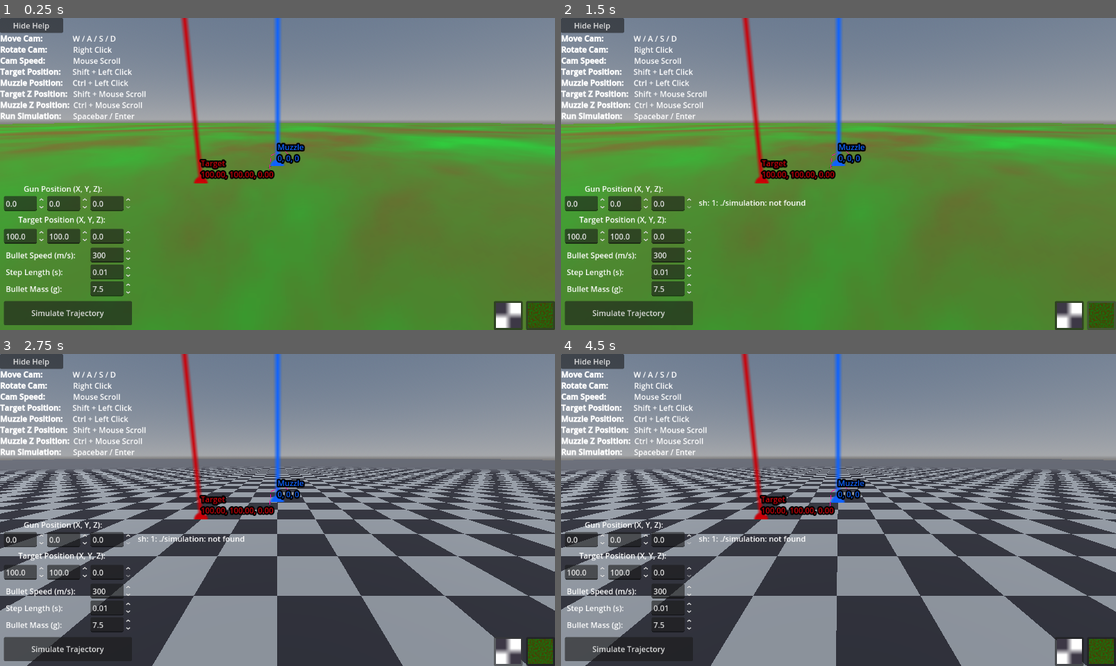
Above: before the commit, frames 1-4 (two rows, left to right).
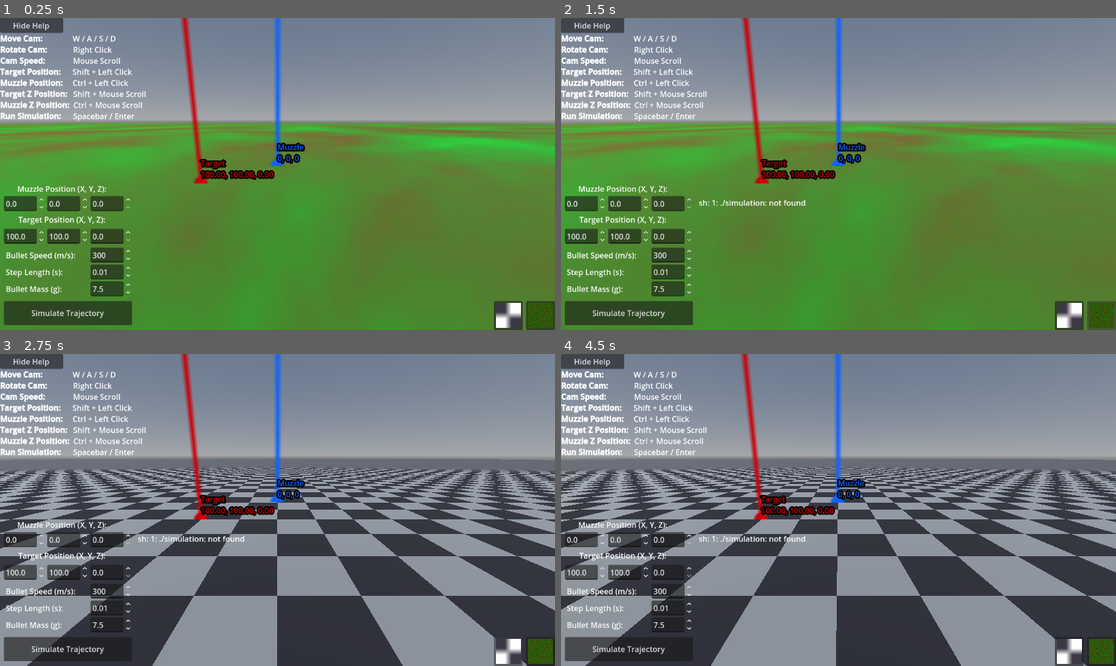
Above: after the commit, the same moments.

Repository: marekoz/bullet_simulation
Game: Godot game, scene res://main.tscn
Two runs of this game, one before a commit and one after it. Both use one fixed random seed, a clock stepped at 60 frames per second and the inputs below.
Inputs (mouse positions are in pixels of both pictures, inside the frame that each line leads up to):
- Up to frame 1 (0.25 s): no input
- Up to frame 2 (1.5 s): click "Simulate Trajectory" at 0.5 s; click (1099, 314) at 1.25 s
- Up to frame 3 (2.75 s): click (510, 650) at 2 s
- Up to frame 4 (4.5 s): click "Hide Help" at 2.75 s; click "Show Help" at 3.5 s; tap Enter at 4.25 s; move the mouse to (960, 494) at 4.27 s; press the mouse at (960, 494) at 4.28 s; hold D from 4.28 s (still down); tap Space (Calculate) at 4.35 s

The runs differ from the first frame. In frame 1, 0.2% of the frame differs, in the area x 3-52%, y 42-57%; in frame 2, 0.2%; in frame 3, 0.2%; in frame 4, 0.2%.

Commit message:
bug fixes with pos below ground

Diff:
--- a/src/ballistics_visualisation/main.gd
+++ b/src/ballistics_visualisation/main.gd
@@ -61,6 +61,8 @@
 
 
 func set_target_pos(pos: Vector3):
+	if pos.y < 0:
+		pos.y = 0
 	target_x.value = pos.x
 	target_y.value = pos.z
 	target_z.value = pos.y
@@ -69,6 +71,8 @@
 
 
 func set_muzzle_pos(pos: Vector3):
+	if pos.y < 0:
+		pos.y = 0
 	gun_x.value = pos.x
 	gun_y.value = pos.z
 	gun_z.value = pos.y
@@ -180,6 +184,7 @@
 		return
 	var curve = remake_curve(points)
 	bullet_path.curve = curve
+	$Node3D/CSGPolygon3D.visible = true # csg polygon with the curve as shape
 
 
 func _on_button_calculate_pressed() -> void:
--- a/src/ballistics_visualisation/main.tscn
+++ b/src/ballistics_visualisation/main.tscn
@@ -106,7 +106,8 @@
 curve = SubResource("Curve3D_7dm0k")
 
 [node name="CSGPolygon3D" type="CSGPolygon3D" parent="Node3D"]
-polygon = PackedVector2Array(-0.3, 0.3, 0.3, 0.3, 0.3, -0.3, -0.3, -0.3)
+visible = false
+polygon = PackedVector2Array(-0.5, 0.5, 0.5, 0.5, 0.5, -0.5, -0.5, -0.5)
 mode = 2
 path_node = NodePath("../BulletPath")
 path_interval_type = 0
@@ -257,7 +258,7 @@
 
 [node name="Label" type="Label" parent="UI/GunPosContainer"]
 layout_mode = 2
-text = " Gun Position (X, Y, Z):      "
+text = "Muzzle Position (X, Y, Z):      "
 horizontal_alignment = 1
 
 [node name="GridContainer2" type="GridContainer" parent="UI/GunPosContainer"]
